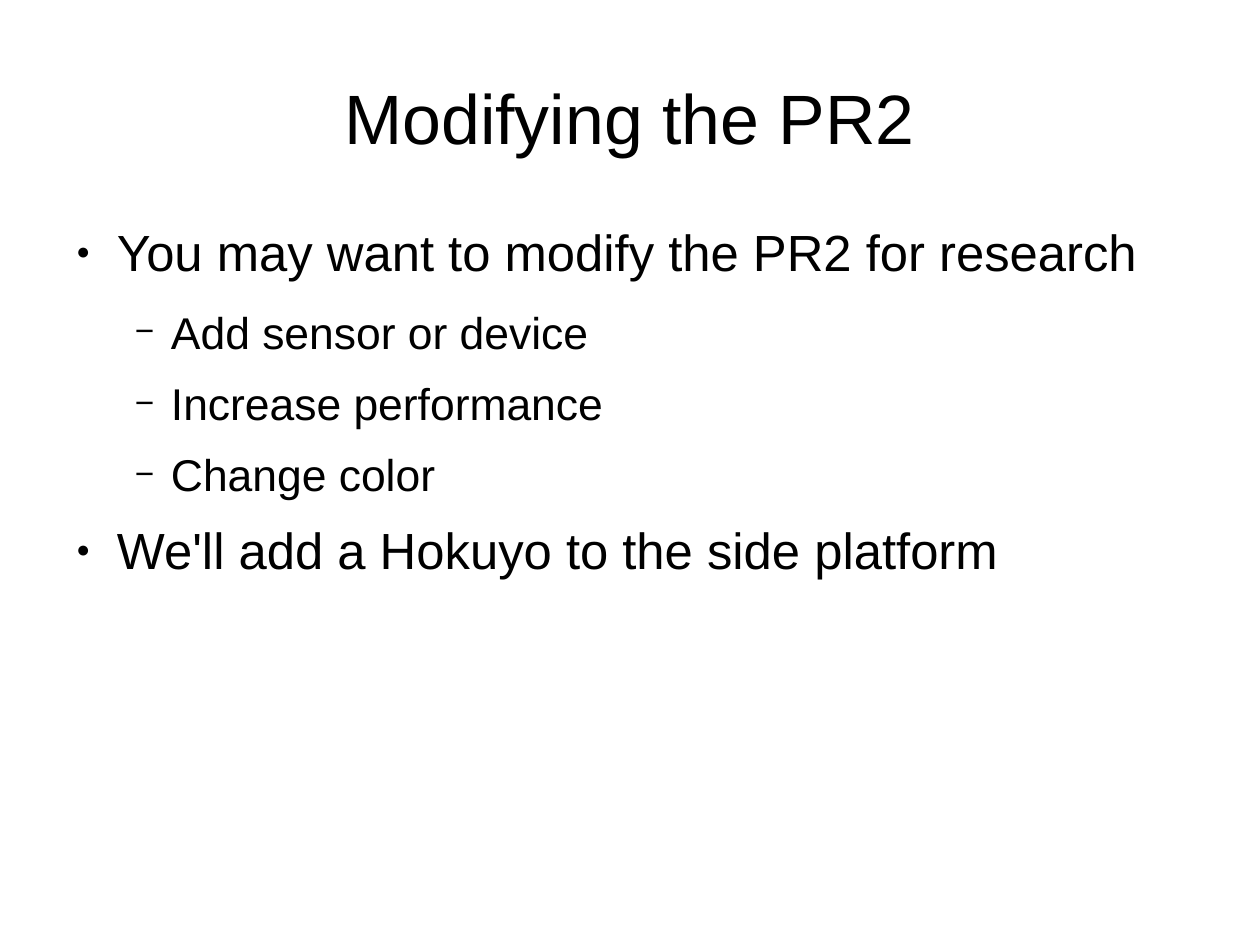
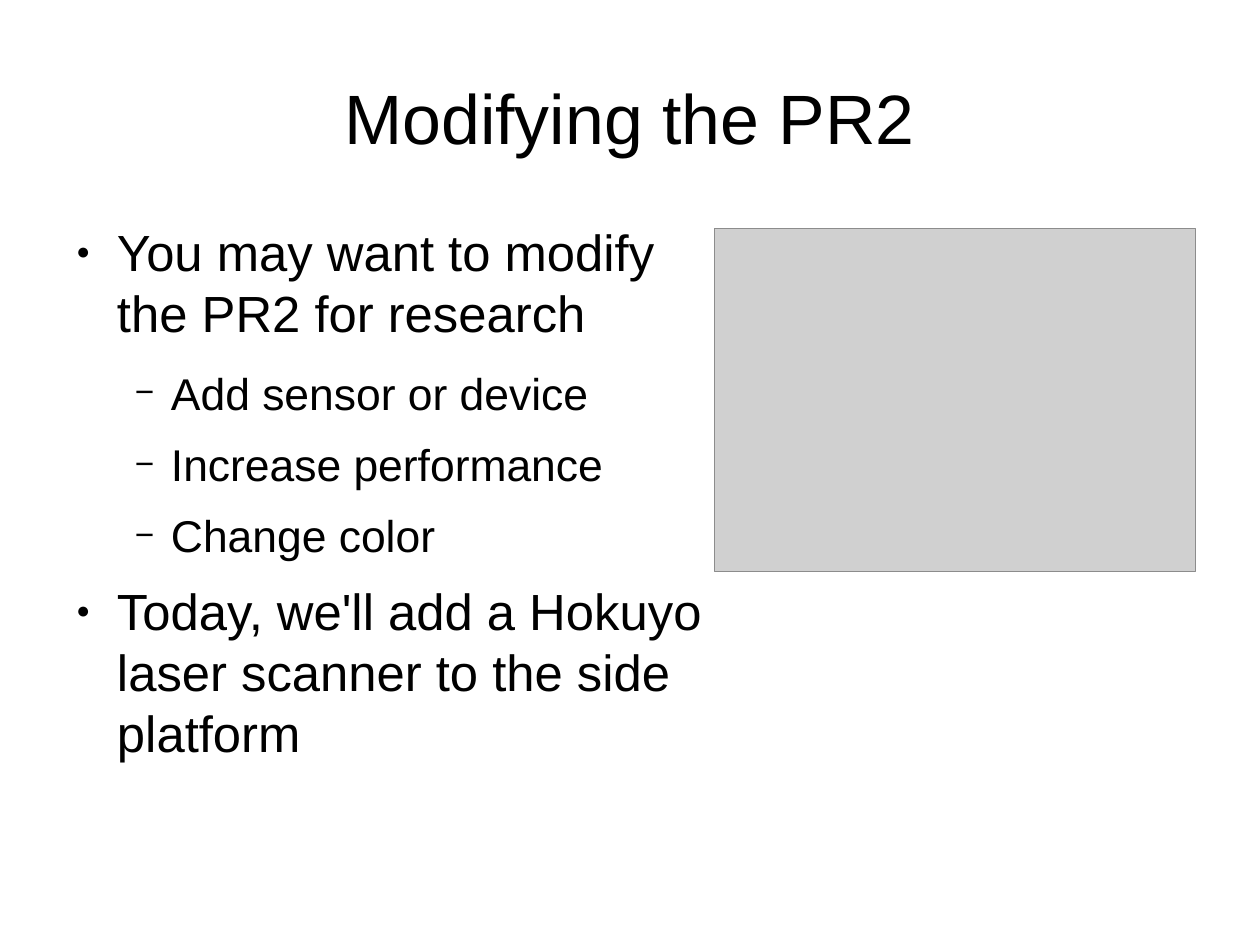
Before and after one commit to PR2/pr2_docs, a slide deck: slide 2 of pr2_training_workshop/modifying_pr2/adding_sensor.odp. Drawn at 1260x945 pixels with LibreOffice and Linux fonts; fonts in the diff are those of the drawing; grey boxes stand for pictures. Boxes give left, top, right and bottom in pixels: in the first picture for what was removed or moved away, otherwise in the second. Text is boxed around its words. In the diff, an @@ line names an element or a change of style, - is before the commit and + after.

Commit message:
Adding a sensor has links to tutorials, pictures, instructions. #29

```diff
--- a/pr2_training_workshop/modifying_pr2/adding_sensor.odp
+++ b/pr2_training_workshop/modifying_pr2/adding_sensor.odp
@@ picture added at [715, 229, 1196, 572] @@
@@ text at [117, 593, 701, 763]: text changed @@
-● We'll add a Hokuyo to the side platform
+● Today, we'll add a Hokuyo laser scanner to the side platform
```
Also in this commit, not shown: 6 other slides changed, 7 slides added, 2 slides removed.
